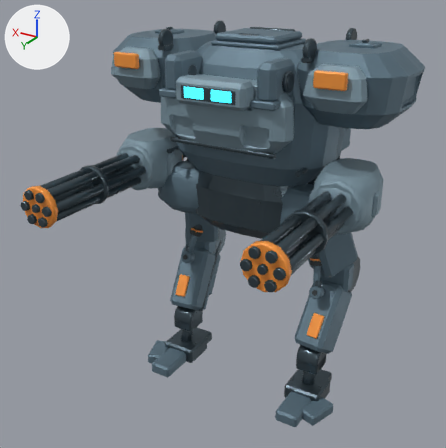
What one commit did to the Blender file content/source-art/ironclad-walker-v2.blend.
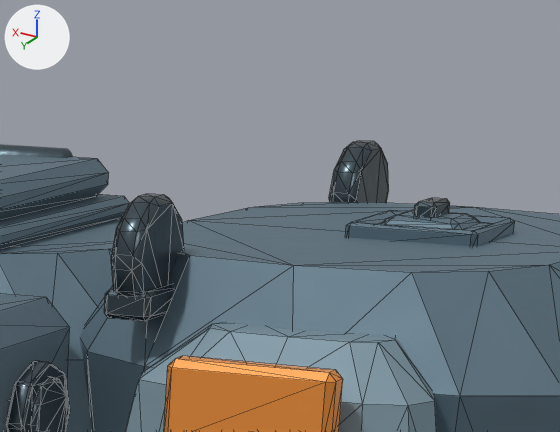
The first picture shows the older version from a 50 mm camera at (-1.85, 3.53, 2.88) aimed at (0.06, 0.33, 1.28). The close-ups show the older and then the newer version on the part from 63% to 88% of the width and 0% to 19% of the height of that picture. Only the edits that show in the close-ups are written down. Lighting does not change. The marker at upper left points along +X, +Y and +Z. The close-ups show mesh edges as thin lines.

Names of what the first close-up shows: 'IroncladWalkerArmor_AccessHatch_CoamingRim', 'IroncladWalkerArmor_AccessHatch_HatchPlate', 'IroncladWalkerArmor_LiftingLug_1', 'IroncladWalkerArmor_LiftingLug_3', 'IroncladWalkerArmor_ShoulderGuard_L', 'IroncladWalkerArmor_ShoulderInset_L', 'IroncladWalkerArmor_Torso', 'IroncladWalkerArmor_TrunnionBracket_CheekBlock_L', 'IroncladWalkerArmor_TrunnionBracket_RetentionCap_L', 'IroncladWalkerArmor_TrunnionBracket_TrunnionPin_L', 'IroncladWalkerWarning_ShoulderMark_L', 'IroncladWalker_GreebleHatch_L' and 3 more.
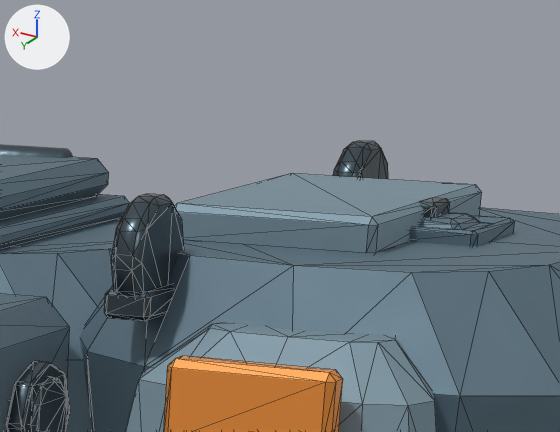
Pixel boxes (x1, y1, x2, y2) of what changed, in the close-ups (560 x 432 px):
```json
{"object": "IroncladWalkerArmor_ShoulderCrown_L", "change": "added", "after": [175, 173, 482, 253], "on screen": "blue"}
```

Scene script edits in JSON lines:
```json
{"op": "add", "block": "me_ironcladwalkerarmor_shouldercrown_l_mesh", "code": ["me_ironcladwalkerarmor_shouldercrown_l_mesh = bpy.data.meshes.new('IroncladWalkerArmor_ShoulderCrown_L_Mesh')", "me_ironcladwalkerarmor_shouldercrown_l_mesh.from_pydata(...)  # 24 vertices, 44 faces; spans x -0.68..-0.44, y -0.18..0.18, z 2.337..2.382", "me_ironcladwalkerarmor_shouldercrown_l_mesh.materials.append(mat_ironcladwalker_lightarmor)"]}
{"op": "add", "block": "ob_ironcladwalkerarmor_shouldercrown_l", "code": ["ob_ironcladwalkerarmor_shouldercrown_l = bpy.data.objects.new('IroncladWalkerArmor_ShoulderCrown_L', me_ironcladwalkerarmor_shouldercrown_l_mesh)", "ob_ironcladwalkerarmor_shouldercrown_l.location = (0.0, 0.0, 0.075)"]}
```
